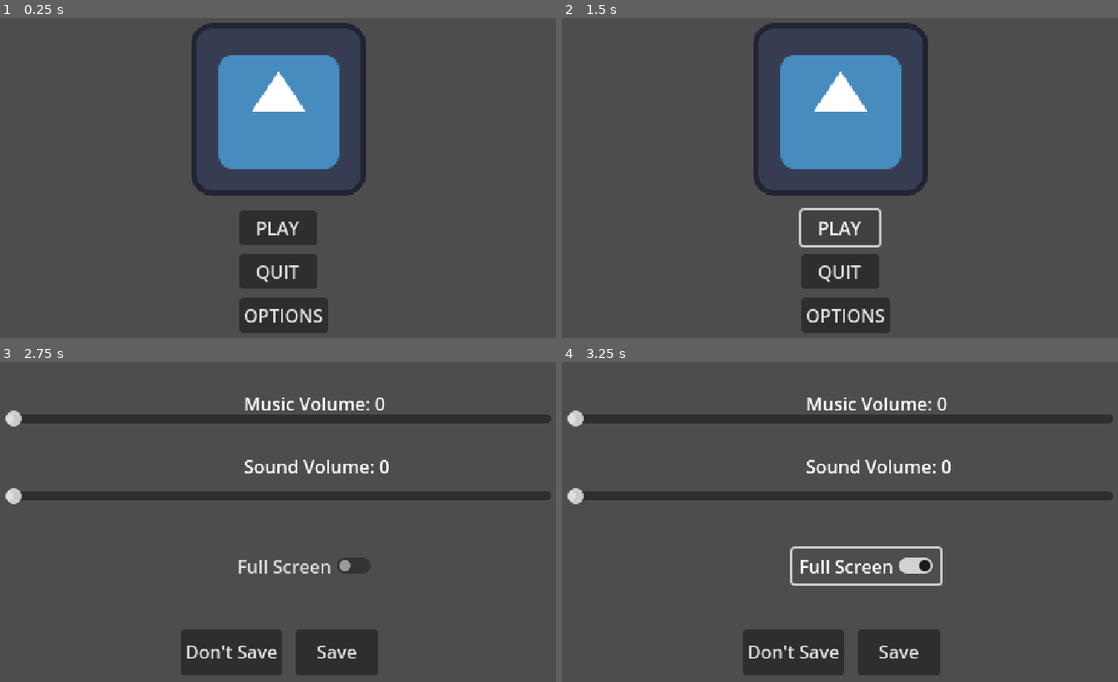
Above: before the commit, frames 1-4 (two rows, left to right).
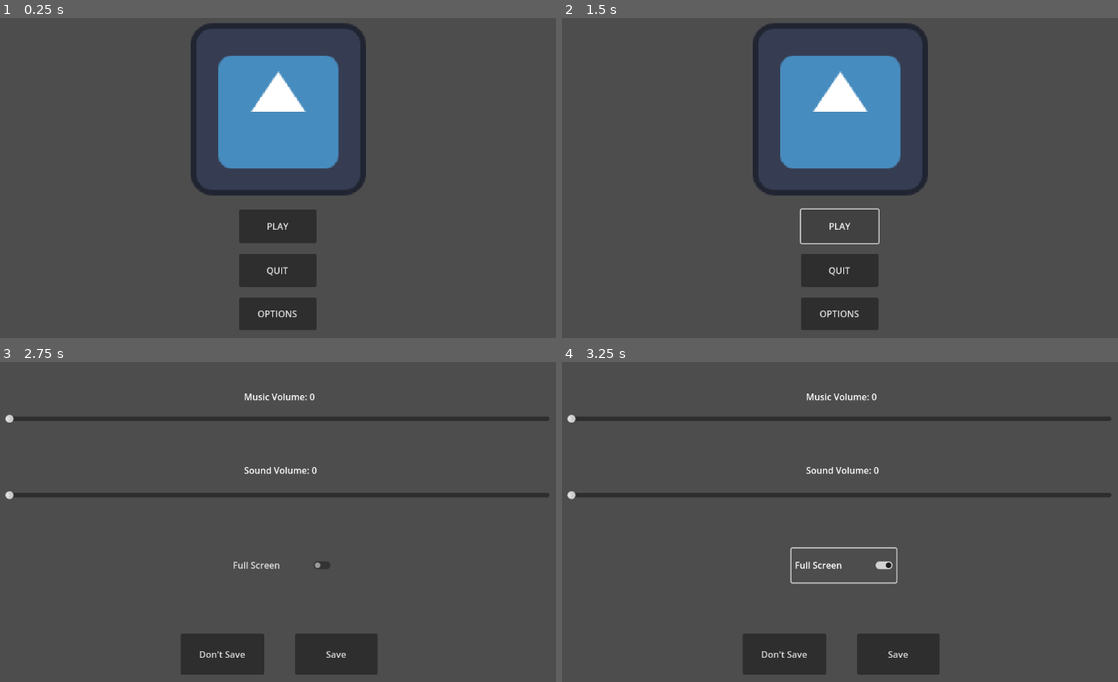
Above: after the commit, the same moments.

Repository: ElerosVecchio/OBL_TeamC
Game: Godot game, scene res://MainMenu/main_menu.tscn
Two runs of this game, one before a commit and one after it. Both use one fixed random seed, a clock stepped at 60 frames per second and the inputs below. The engine's default icon, where the game draws it, is replaced by a stand-in: a white triangle on a blue panel in a dark square.
Inputs:
- Up to frame 1 (0.25 s): no input
- Up to frame 2 (1.5 s): click "PLAY" at 0.5 s; click "PLAY" at 1.25 s
- Up to frame 3 (2.75 s): click "OPTIONS" at 2 s
- Up to frame 4 (3.25 s): click "Full Screen" at 2.75 s

The runs differ from the first frame. In frame 1, 1.5% of the frame differs, in the area x 34-66%, y 2-99%; in frame 2, 1.7%; in frame 3, 5.6%; in frame 4, 6.2%, in the area x 0-100%, y 9-98%.

Commit message:
Update project.godot

Diff:
--- a/project.godot
+++ b/project.godot
@@ -28,7 +28,6 @@
 [display]
 
 window/stretch/mode="viewport"
-window/stretch/scale=2.0
 
 [rendering]
 
